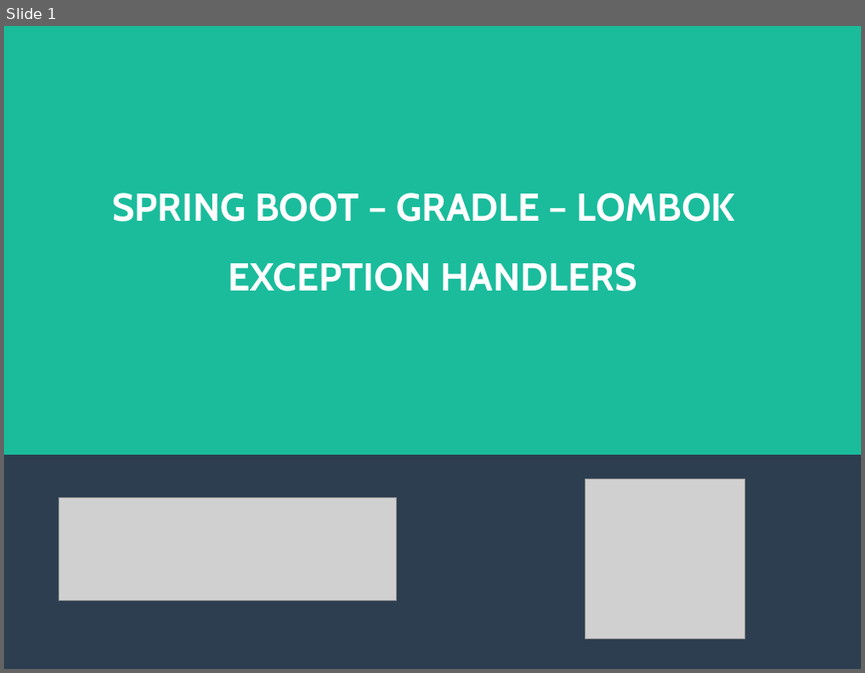
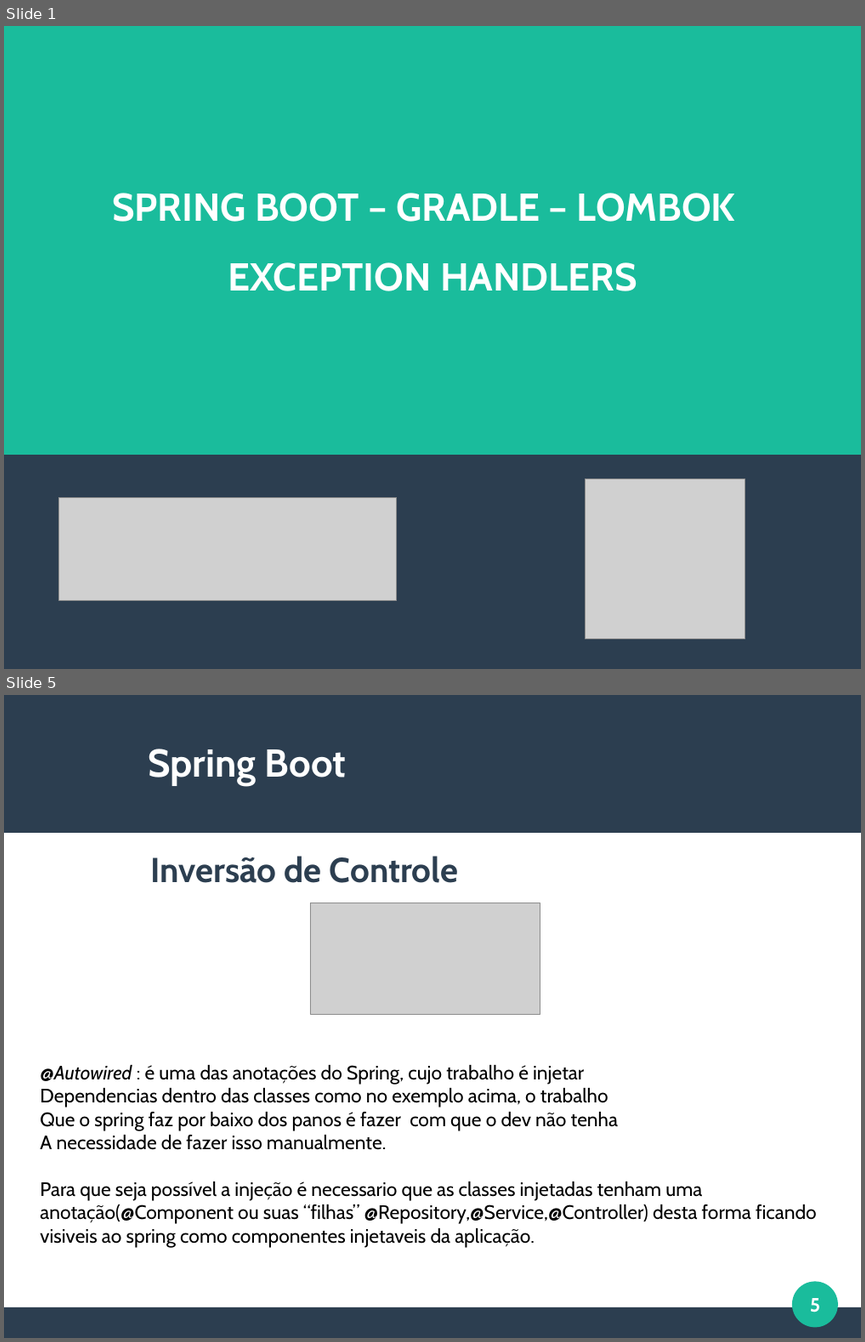
Before and after one commit to viniciusFortti/test, a slide deck: Apresentação/ApresentaçãoQuintaSemana.odp. Shown one above the other, each under a label of ours: slide 1 before the commit, slides 1 and 5 after it; the slides between them are not shown. The pictures are 865x673 and 865x1342 pixels, drawn with LibreOffice and Linux fonts; fonts in the diff are those of the drawing; grey boxes stand for pictures. Boxes give left, top, right and bottom in pixels: in the first picture for what was removed or moved away, otherwise in the second. Text is boxed around its words. In the diff, an @@ line names an element or a change of style, - is before the commit and + after.

```diff
--- a/Apresentação/ApresentaçãoQuintaSemana.odp
+++ b/Apresentação/ApresentaçãoQuintaSemana.odp
@@ slide 5 added at box(4, 695, 861, 1338), background #FFFFFF @@
@@ rectangle added at box(4, 695, 861, 833), fill #2C3E50 @@
@@ title added at box(148, 749, 346, 786), 36 pt, text #FFFFFF, bold @@
+Spring Boot
@@ text added at box(151, 856, 458, 883), 32 pt, text #2C3E50, bold @@
+Inversão de Controle
@@ picture added at box(310, 903, 540, 1015) @@
@@ text added at box(40, 1065, 817, 1247), 18 pt, text #000000 @@
+@Autowired : é uma das anotações do Spring, cujo trabalho é injetar
+Dependencias dentro das classes como no exemplo acima, o trabalho
+Que o spring faz por baixo dos panos é fazer com que o dev não tenha
+A necessidade de fazer isso manualmente.
+Para que seja possível a injeção é necessario que as classes injetadas tenham uma anotação(@Component ou suas “filhas” @Repository,@Service,@Controller) desta forma ficando visiveis ao spring como componentes injetaveis da aplicação.
@@ ellipse added at box(793, 1281, 838, 1327), fill #1ABC9C @@
@@ page number added at box(810, 1298, 820, 1312), 18 pt, text #FFFFFF, bold @@
+5
@@ rectangle added at box(4, 1307, 861, 1338), fill #2C3E50 @@
```
Also in this commit, not shown: 4 other slides added, 2 slides removed, 1 other file.
